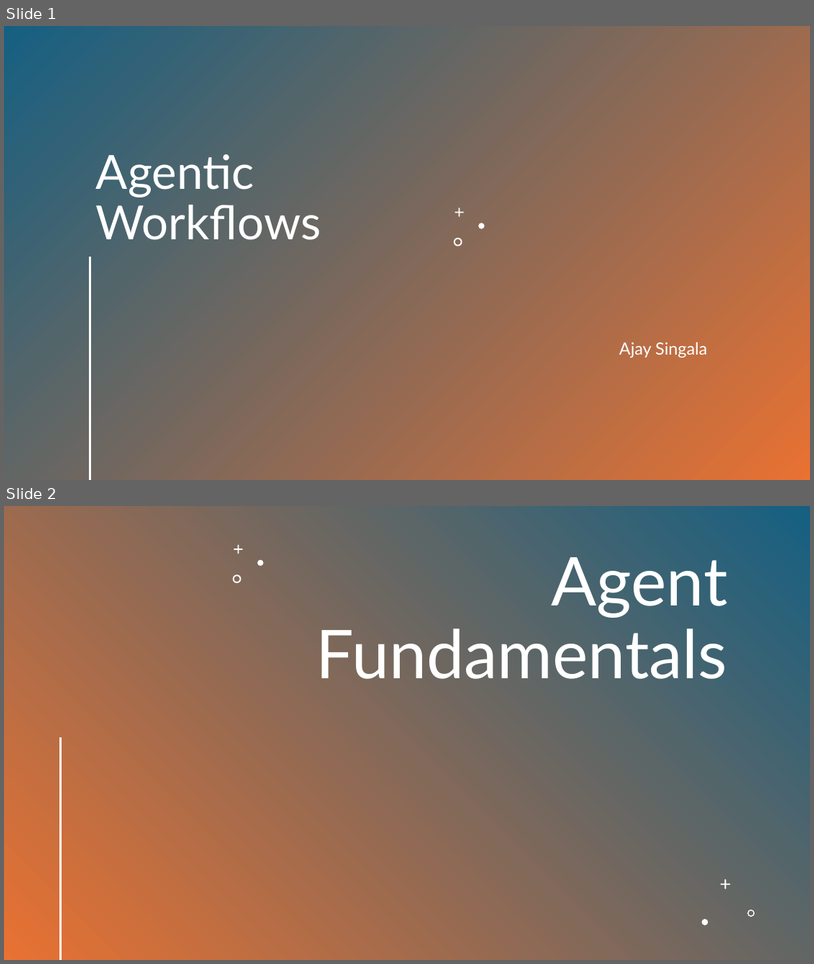
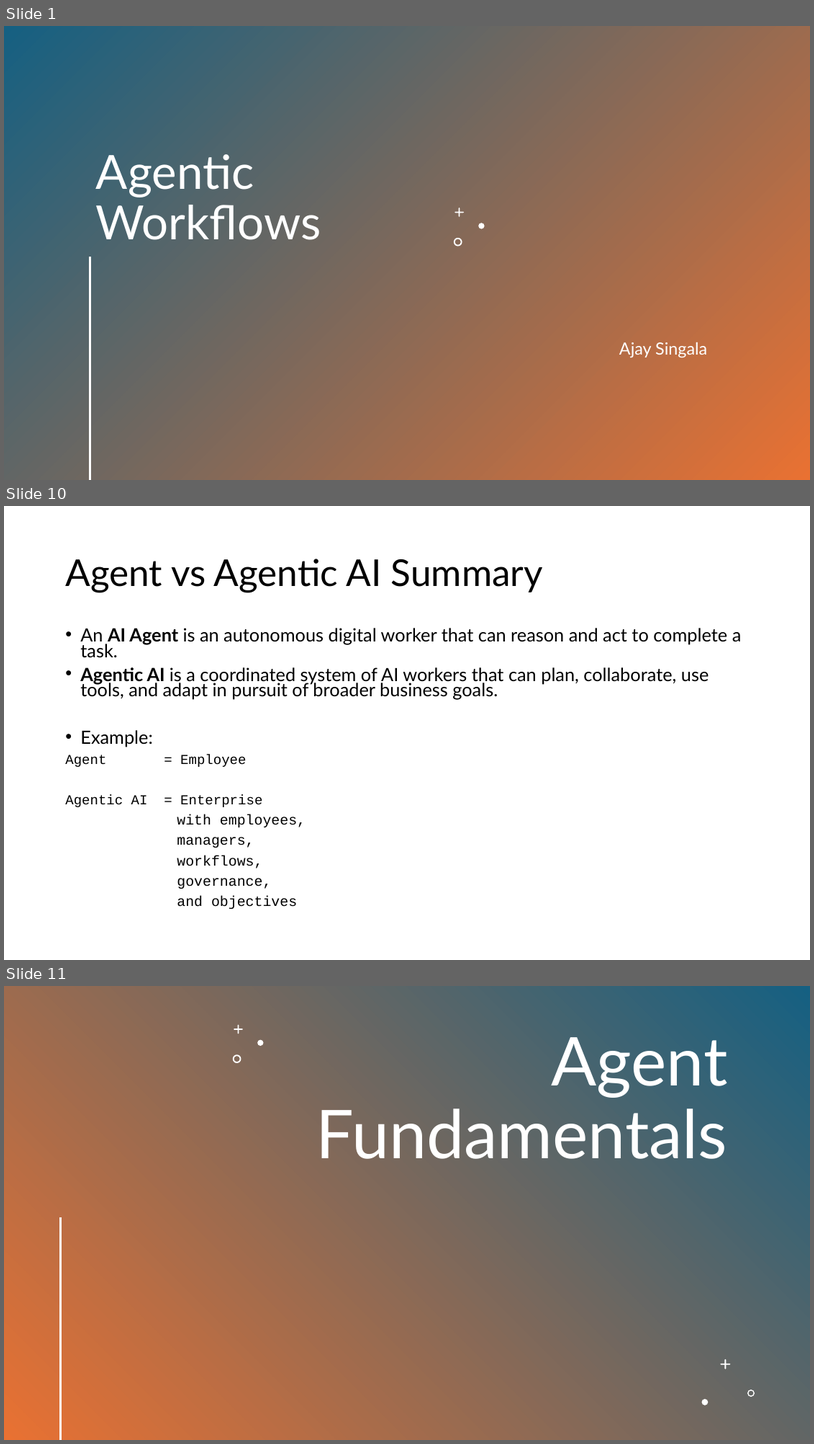
Before and after one commit to AjaySingala/ajs_walmart_apr2026_hol_day04, a slide deck: docs/Agentic Workflow.pptx. Shown one above the other, each under a label of ours: slides 1 and 2 before the commit, slides 1, 10 and 11 after it; the slides between them are not shown. The pictures are 814x964 and 814x1444 pixels, drawn with LibreOffice and Linux fonts; fonts in the diff are those of the drawing. Boxes give left, top, right and bottom in pixels: in the first picture for what was removed or moved away, otherwise in the second. Text is boxed around its words. In the diff, an @@ line names an element or a change of style, - is before the commit and + after.

Commit message:
agents vs agentic ai

```diff
--- a/docs/Agentic Workflow.pptx
+++ b/docs/Agentic Workflow.pptx
@@ slide 10 added at <box>4,506,810,960</box>, background #FFFFFF @@
@@ title added at <box>65,559,543,592</box>, 44 pt, text #000000 @@
+Agent vs Agentic AI Summary
@@ text added at <box>65,628,742,908</box>, 21.7 pt, text #000000 @@
+• An AI Agent is an autonomous digital worker that can reason and act to complete a task.
+• Agentic AI is a coordinated system of AI workers that can plan, collaborate, use tools, and adapt in pursuit of broader business goals.
+• Example:
+Agent = Employee
+Agentic AI = Enterprise
+with employees,
+managers,
+workflows,
+governance,
+and objectives
@@ what was slide 2 is now slide 11 @@
```
Also in this commit, not shown: 8 other slides added.
